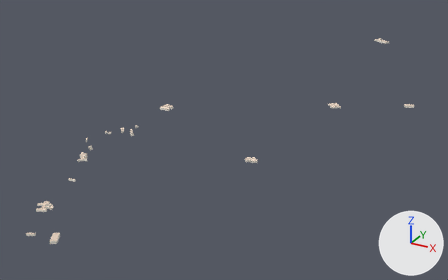
The glTF model data/gb/uk-lite/tiles/11-2007-1650.glb, before and after one commit.
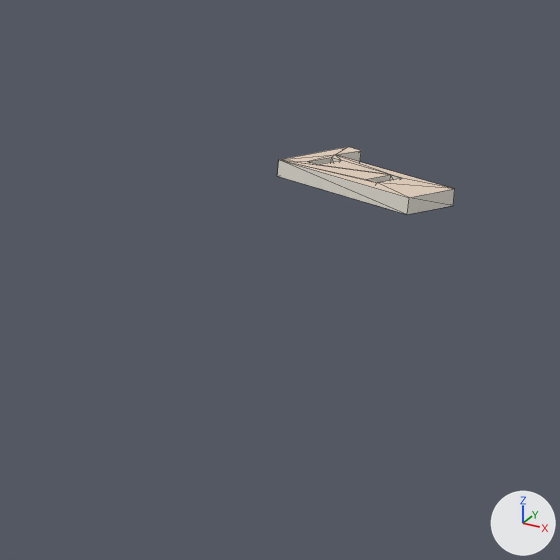
The first picture shows the older version from a 50 mm camera at (144.0, -3450.0, 1851.0) aimed at (-2178.0, 772.0, -260.0). The close-ups show the older and then the newer version on the part from 78% to 89% of the width and 9% to 26% of the height of that picture. Only the edits that show in the close-ups are written down. The lights are fixed; the arrows at lower right show +X, +Y and +Z. The close-ups show mesh edges as thin lines. Where no turn or scale is listed for an object, it has been applied to the vertices. Vertices at exactly the same position are counted once.
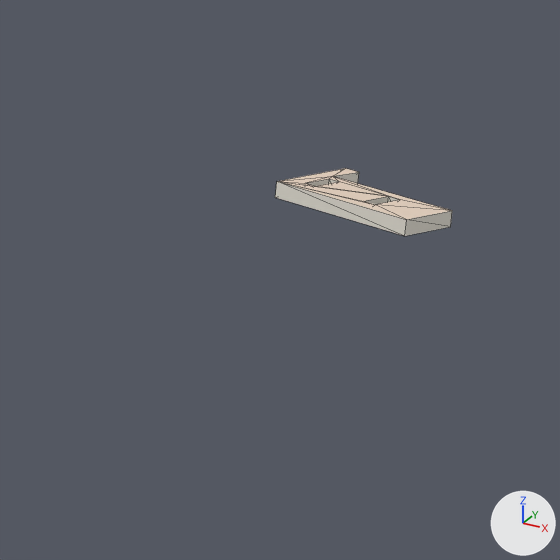
Changed parts and their boxes [x1, y1, x2, y2] in the close-ups (560 x 560 px):
```json
{"object": "Mesh_0", "change": "reshaped, moved", "before": [277, 147, 455, 215], "after": [275, 168, 452, 236]}
```

Edits to the scene script, one JSON object a line:
```json
{"block": "me_mesh_0", "where": "# used by ob_mesh_0; location = (-1805.5, 1113.3, 14.9)"}
{"op": "remove", "block": "me_mesh_0", "code": "me_mesh_0.from_pydata(...)  # 452 vertices, 640 faces; spans x -988.0..988.0, y -2529.0..2529.0, z -19.0..19.0"}
{"op": "add", "block": "me_mesh_0", "code": "me_mesh_0.from_pydata(...)  # 449 vertices, 640 faces; spans x -988.0..988.0, y -2529.0..2529.0, z -11.0..11.0"}
{"block": "me_mesh_0", "change": "me_mesh_0 part 1: the loose piece of 28 vertices spanning x 76.0..257.0, y 2364.0..2529.0, z 3.0..19.0 is moved by (0.0, 0.0, -8.0)"}
{"block": "me_mesh_0", "change": "other edits to the shape of me_mesh_0 do not show in these pictures"}
{"op": "set", "path": "ob_mesh_0.location", "old": "(-1805.5, 1113.3, 14.9)", "new": "(-1805.5, 1113.3, 1.9)"}
```
